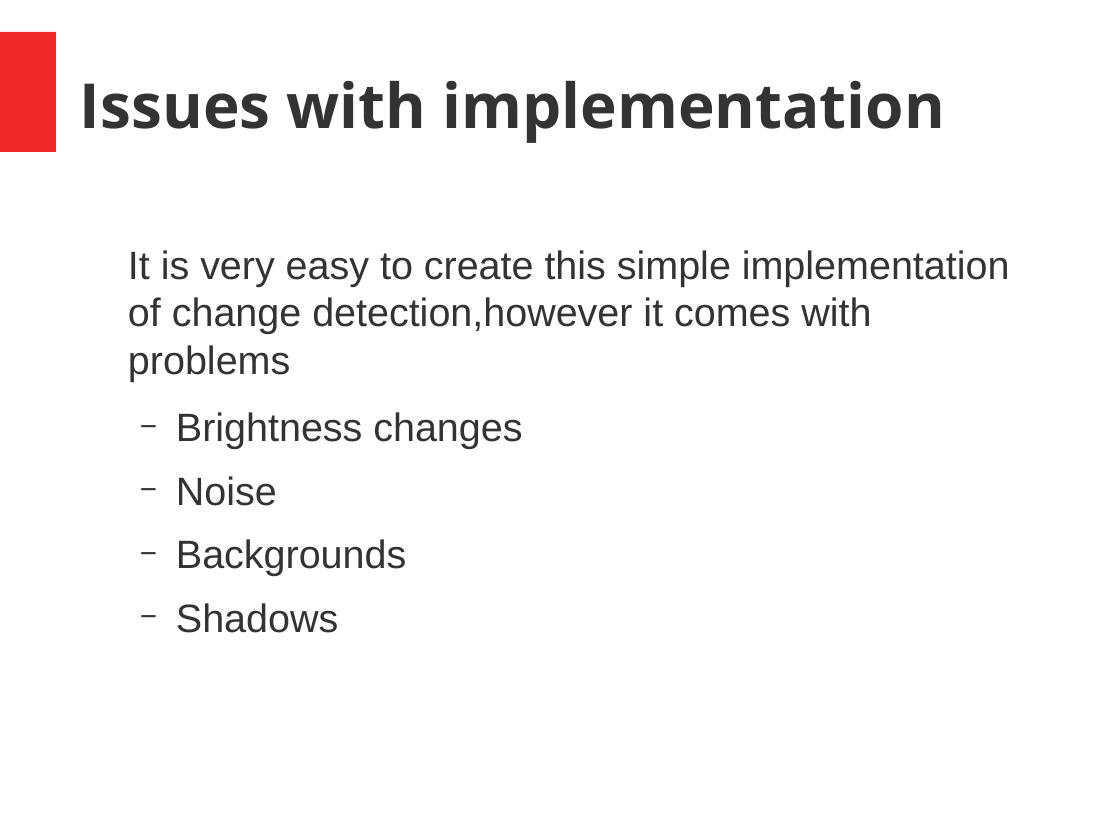
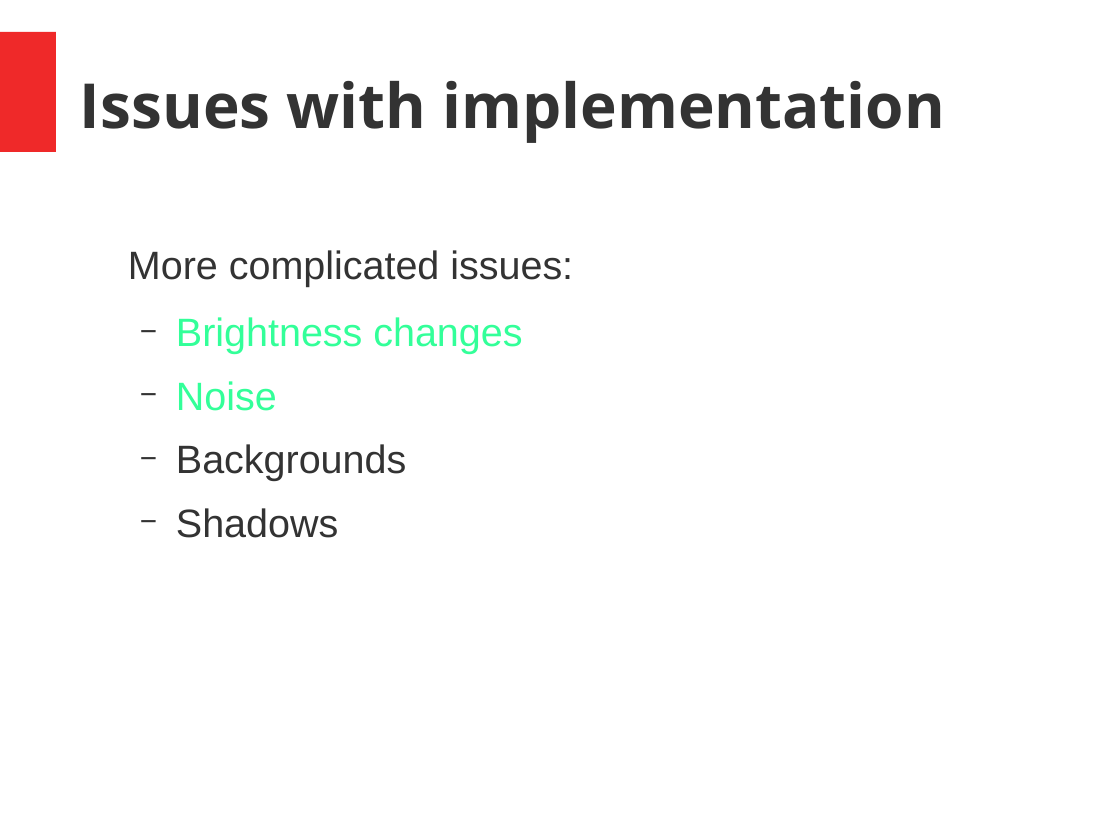
Before and after one commit to joseph-allen/MinsharaMask, a slide deck: slide 10 of SeminarJosephAllen.odp (slide 6 before the commit). Drawn at 1120x840 pixels with LibreOffice and Linux fonts; fonts in the diff are those of the drawing. Boxes give left, top, right and bottom in pixels: in the first picture for what was removed or moved away, otherwise in the second. Text is boxed around its words. In the diff, an @@ line names an element or a change of style, - is before the commit and + after.

```diff
--- a/SeminarJosephAllen.odp
+++ b/SeminarJosephAllen.odp
@@ text at <box>128,250,573,287</box>: text changed @@
-It is very easy to create this simple implementation of change detection,however it comes with problems
+More complicated issues:
@@ text at <box>176,317,522,411</box>: text colour #333333 to #33FF99 in "Brightness changes", "Noise" @@
```
Also in this commit, not shown: 7 other slides changed, 14 slides added, 6 slides removed.
